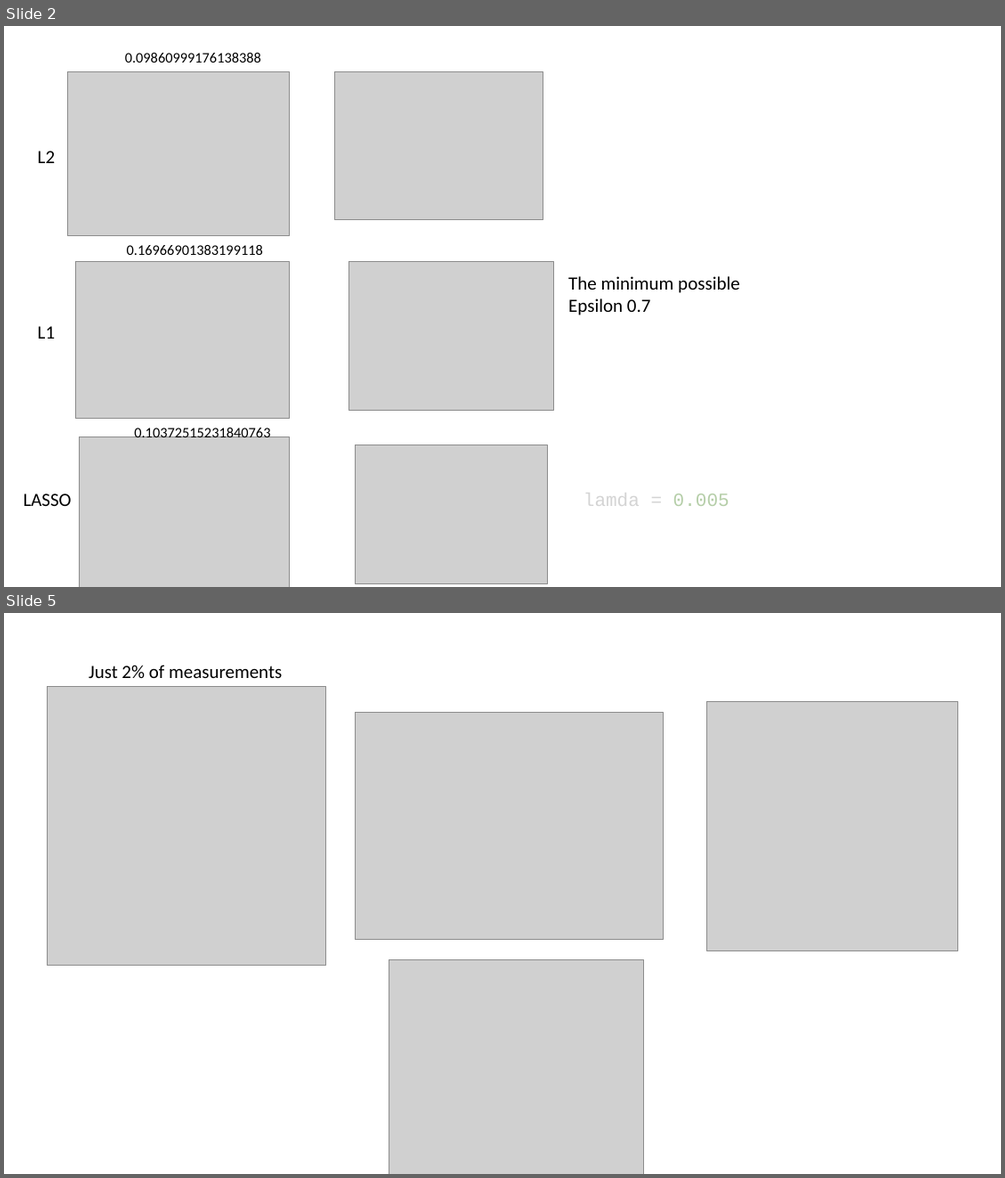
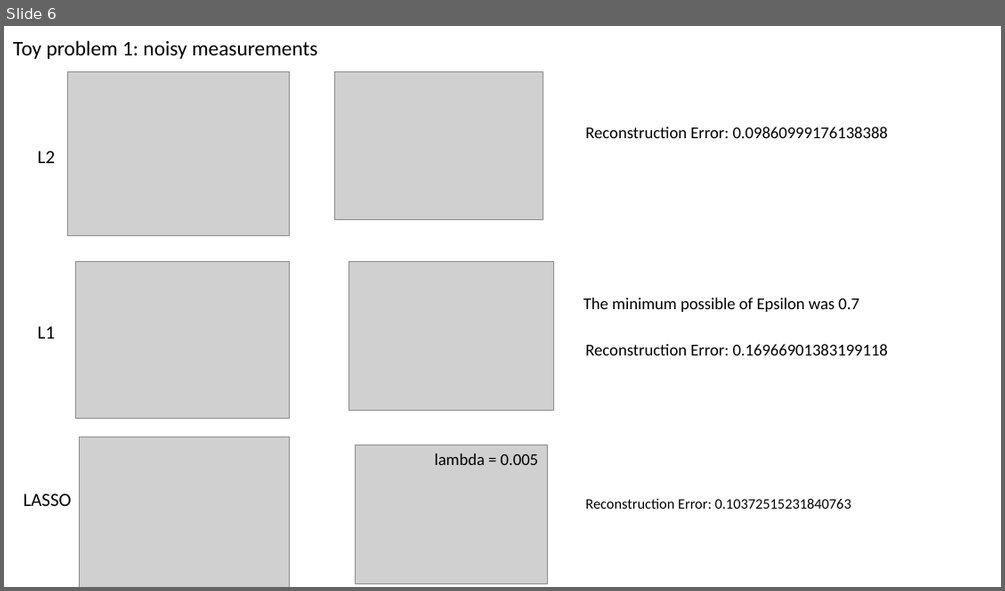
Before and after one commit to bbny-90/project_sparse_modeling_course_2020, a slide deck: preject.pptx. Shown one above the other, each under a label of ours: slides 2 and 5 before the commit, slide 6 after it; the slides between them are not shown. The pictures are 1005x1178 and 1005x591 pixels, drawn with LibreOffice and Linux fonts; fonts in the diff are those of the drawing; grey boxes stand for pictures. Boxes give left, top, right and bottom in pixels: in the first picture for what was removed or moved away, otherwise in the second. Text is boxed around its words. In the diff, an @@ line names an element or a change of style, - is before the commit and + after.

```diff
--- a/preject.pptx
+++ b/preject.pptx
@@ slide 5 removed at [4, 613, 1001, 1174], background #FFFFFF @@
@@ text removed at [89, 665, 282, 678] @@
-Just 2% of measurements
@@ picture removed at [48, 686, 326, 965] @@
@@ picture removed at [355, 713, 663, 940] @@
@@ picture removed at [707, 701, 957, 951] @@
@@ picture removed at [389, 960, 644, 1174] @@
@@ what was slide 2 is now slide 6 @@
@@ slide 6 changed as well @@
@@ text added at [13, 40, 318, 59], 20 pt, text #000000 @@
+Toy problem 1: noisy measurements
@@ text at [585, 127, 888, 138]: text changed; size 14 to 16 pt @@
-0.09860999176138388
+Reconstruction Error: 0.09860999176138388
@@ text at [583, 297, 859, 312]: text changed; size 18 to 16 pt @@
-The minimum possible
-Epsilon 0.7
+The minimum possible of Epsilon was 0.7
@@ text at [585, 344, 888, 355]: text changed; size 14 to 16 pt @@
-0.16966901383199118
+Reconstruction Error: 0.16966901383199118
@@ text at [435, 453, 538, 465]: text changed; size 18 to 16 pt; font Courier New to Calibri; text colour #D4D4D4 to #000000 @@
-lamda = 0.005
+lambda = 0.005
@@ text at [585, 498, 851, 508]: text changed @@
-0.10372515231840763
+Reconstruction Error: 0.10372515231840763
```
Also in this commit, not shown: 1 other slide changed, 11 slides added, 3 other slides removed, 12 other files.
